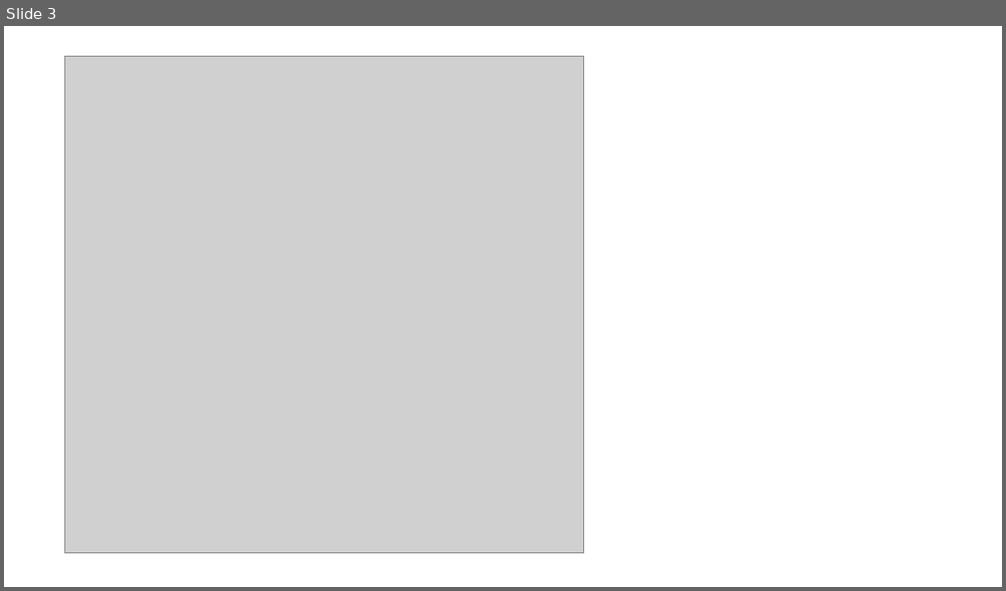
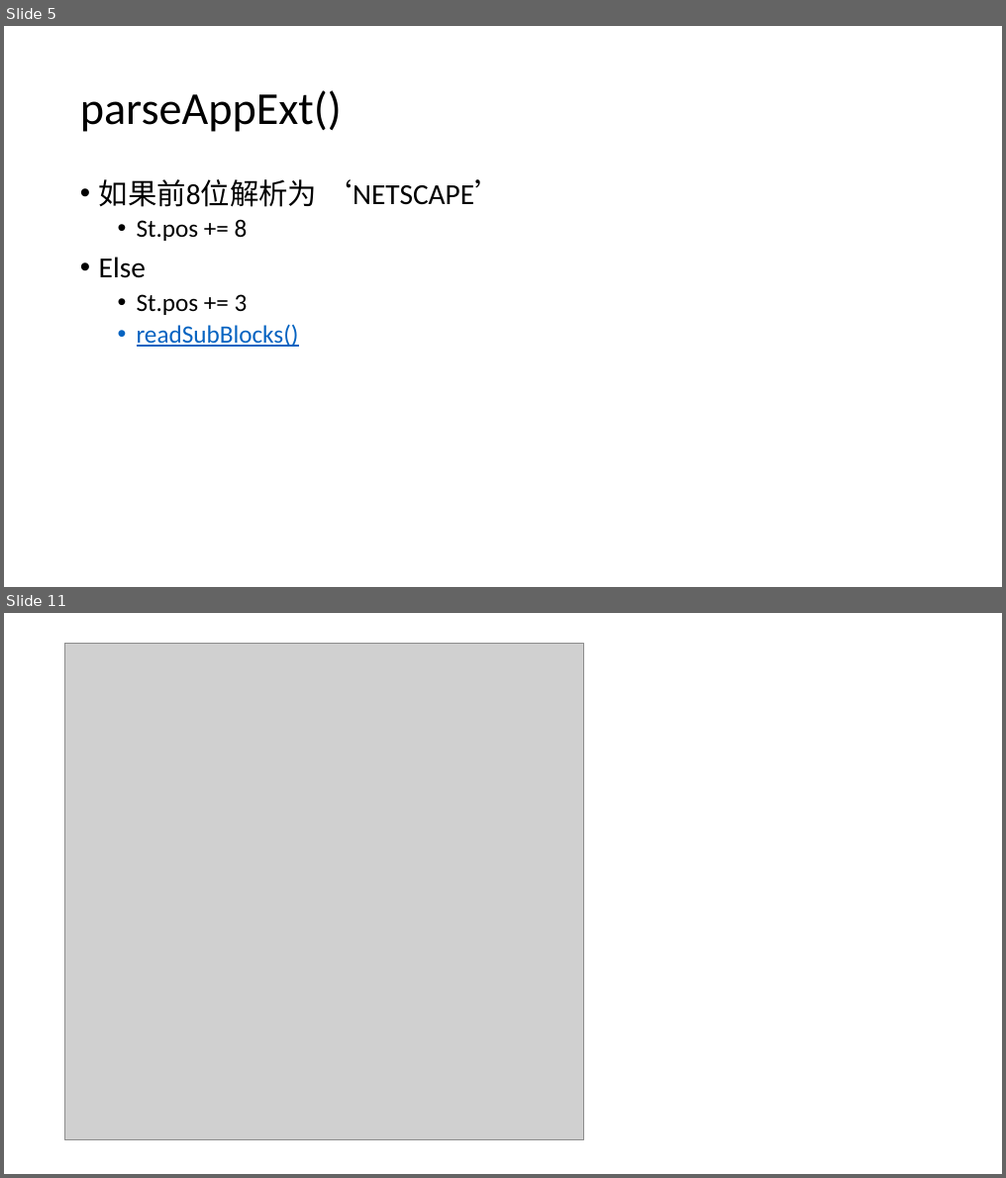
Before and after one commit to philipdeng/gifparse, a slide deck: aboutgif.pptx. Shown one above the other, each under a label of ours: slide 3 before the commit, slides 5 and 11 after it; the slides between them are not shown. The pictures are 1006x591 and 1006x1178 pixels, drawn with LibreOffice and Linux fonts; fonts in the diff are those of the drawing; grey boxes stand for pictures. Boxes give left, top, right and bottom in pixels: in the first picture for what was removed or moved away, otherwise in the second. Text is boxed around its words. In the diff, an @@ line names an element or a change of style, - is before the commit and + after.

```diff
--- a/aboutgif.pptx
+++ b/aboutgif.pptx
@@ slide 5 added at box(4, 26, 1002, 587), background #FFFFFF @@
@@ title added at box(80, 90, 342, 132), 44 pt, text #000000 @@
+parseAppExt()
@@ text added at box(99, 179, 504, 347), 24 pt, text #000000 @@
+• 如果前8位解析为 ‘NETSCAPE’
+  • St.pos += 8
+• Else
+  • St.pos += 3
+  • readSubBlocks()
@@ what was slide 3 is now slide 11 @@
```
Also in this commit, not shown: 1 slide changed, 11 other slides added, 2 slides removed, 5 other files.
